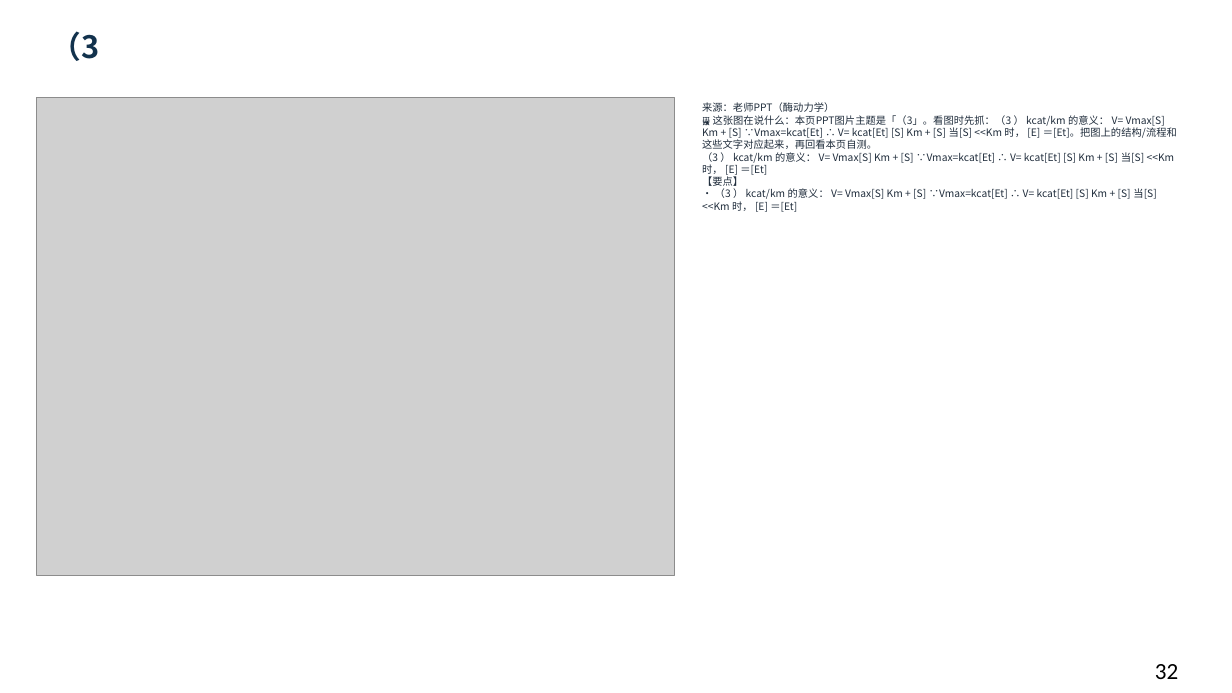
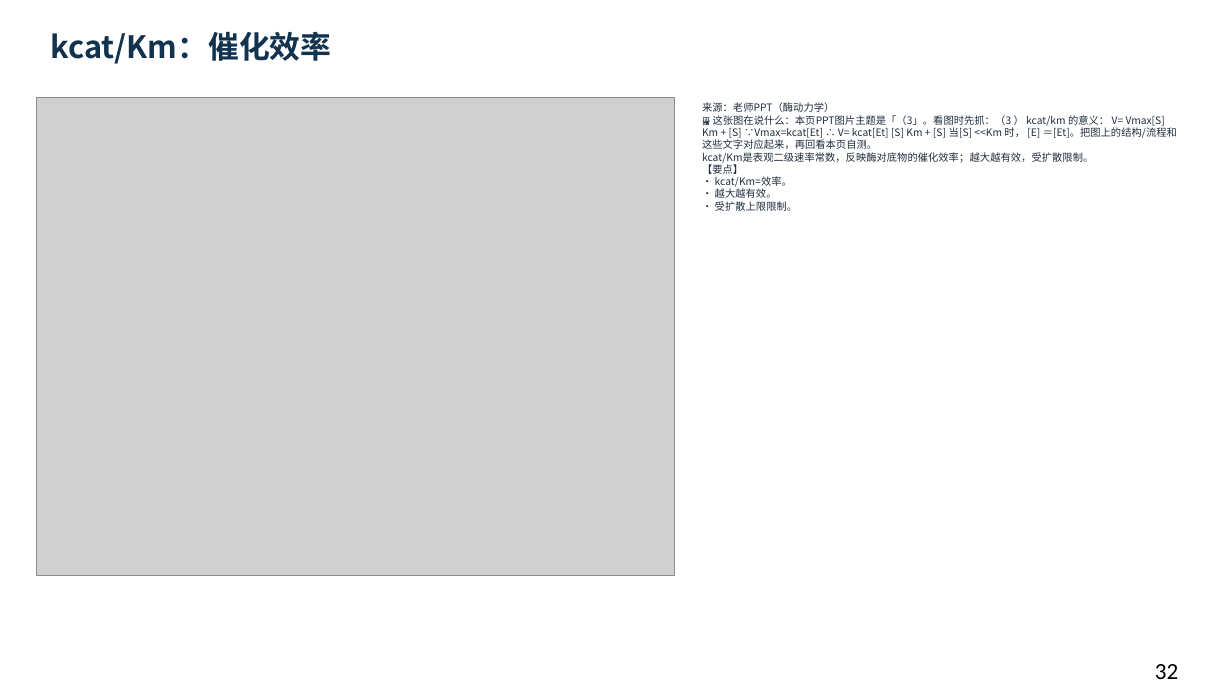
Before and after one commit to newkan-li/Biochemistry, a slide deck: slide 32 of downloads/bc07-ai-style.pptx. Drawn at 1232x693 pixels with LibreOffice and Linux fonts; fonts in the diff are those of the drawing; grey boxes stand for pictures. Boxes give left, top, right and bottom in pixels: in the first picture for what was removed or moved away, otherwise in the second. Text is boxed around its words. In the diff, an @@ line names an element or a change of style, - is before the commit and + after.

```diff
--- a/downloads/bc07-ai-style.pptx
+++ b/downloads/bc07-ai-style.pptx
@@ text at [51,32,332,64]: text changed @@
-（3
+kcat/Km：催化效率
@@ text at [702,102,1177,211]: text changed @@
-来源：老师PPT（酶动力学）
-🖼 这张图在说什么：本页PPT图片主题是「（3」。看图时先抓：（3 ） kcat/km 的意义： V= Vmax[S] Km + [S] ∵Vmax=kcat[Et] ∴ V= kcat[Et] [S] Km + [S] 当[S] <<Km 时， [E] ＝[Et]。把图上的结构/流程和这些文字对应起来，再回看本页自测。
-（3 ） kcat/km 的意义： V= Vmax[S] Km + [S] ∵Vmax=kcat[Et] ∴ V= kcat[Et] [S] Km + [S] 当[S] <<Km 时， [E] ＝[Et]
-【要点】
-• （3 ） kcat/km 的意义： V= Vmax[S] Km + [S] ∵Vmax=kcat[Et] ∴ V= kcat[Et] [S] Km + [S] 当[S] <<Km 时， [E] ＝[Et]
+来源：老师PPT（酶动力学）
+🖼 这张图在说什么：本页PPT图片主题是「（3」。看图时先抓：（3 ） kcat/km 的意义： V= Vmax[S] Km + [S] ∵Vmax=kcat[Et] ∴ V= kcat[Et] [S] Km + [S] 当[S] <<Km 时， [E] ＝[Et]。把图上的结构/流程和这些文字对应起来，再回看本页自测。
+kcat/Km是表观二级速率常数，反映酶对底物的催化效率；越大越有效，受扩散限制。
+【要点】
+• kcat/Km=效率。
+• 越大越有效。
+• 受扩散上限限制。
```
Also in this commit, not shown: 21 other slides changed, 5 other files.
